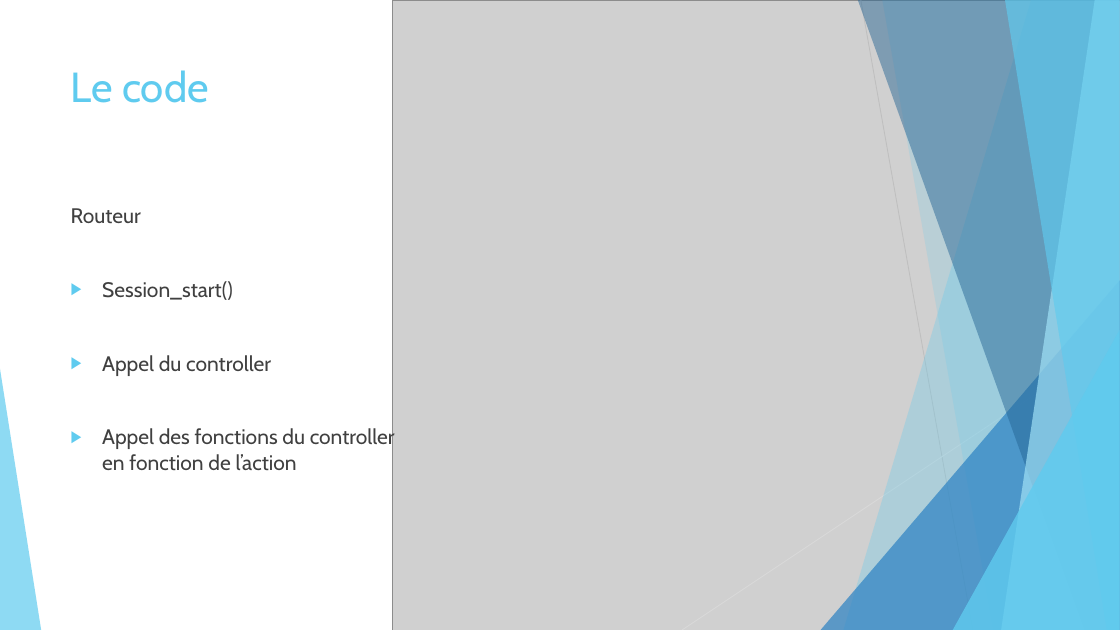
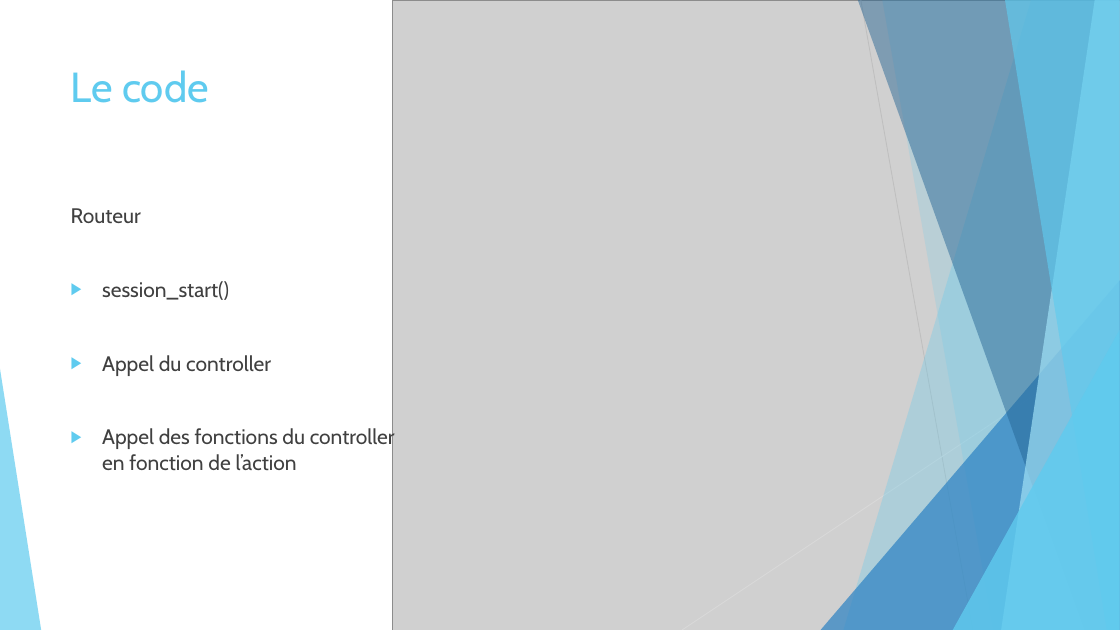
Before and after one commit to Eleven113/Blog, a slide deck: slide 10 of blog_presentation.pptx. Drawn at 1120x630 pixels with LibreOffice and Linux fonts; fonts in the diff are those of the drawing; grey boxes stand for pictures. Boxes give left, top, right and bottom in pixels: in the first picture for what was removed or moved away, otherwise in the second. Text is boxed around its words. In the diff, an @@ line names an element or a change of style, - is before the commit and + after.

```diff
--- a/blog_presentation.pptx
+++ b/blog_presentation.pptx
@@ text at box(102, 281, 229, 300): text changed @@
-▶ Session_start()
+▶ session_start()
```
Also in this commit, not shown: 1 other slide changed, 1 other file.
